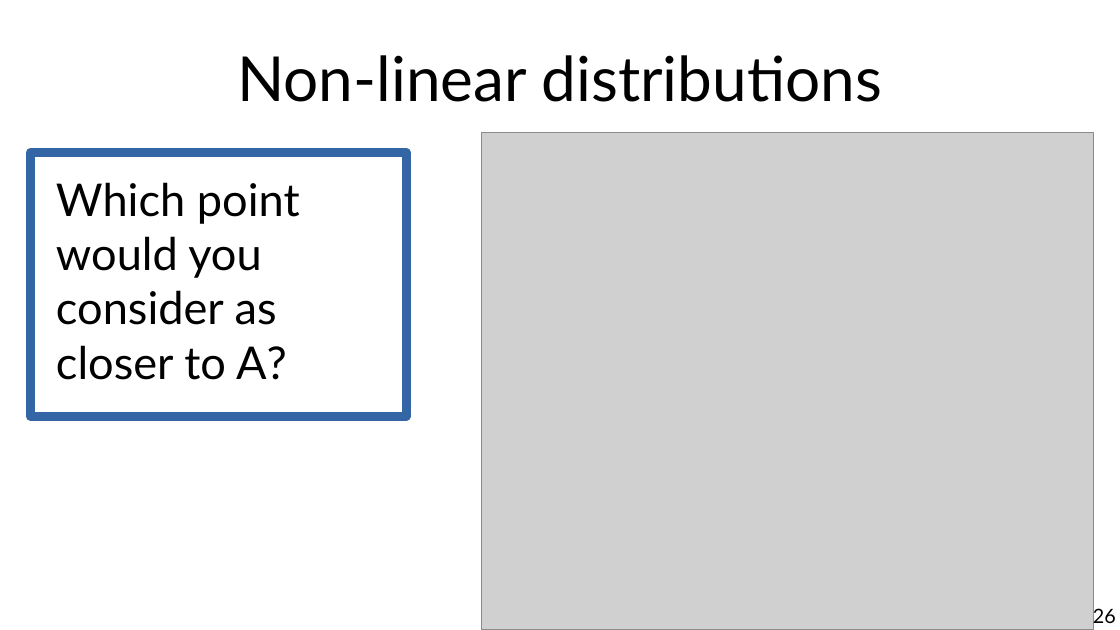
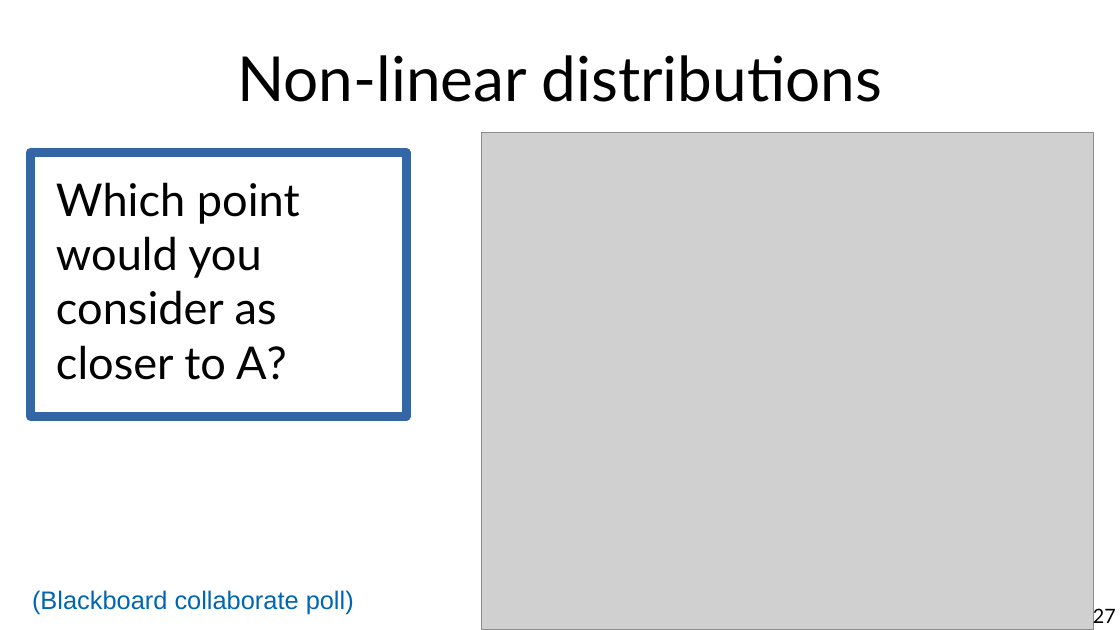
Before and after one commit to marco-calautti/data-mining-course, a slide deck: slide 27 of theory/tt06_sim_numerical.odp (slide 26 before the commit). Drawn at 1120x630 pixels with LibreOffice and Linux fonts; fonts in the diff are those of the drawing; grey boxes stand for pictures. Boxes give left, top, right and bottom in pixels: in the first picture for what was removed or moved away, otherwise in the second. Text is boxed around its words. In the diff, an @@ line names an element or a change of style, - is before the commit and + after.

```diff
--- a/theory/tt06_sim_numerical.odp
+++ b/theory/tt06_sim_numerical.odp
@@ text added at (32,590,354,614), 18 pt, text #0066B3 @@
+(Blackboard collaborate poll)
@@ page number at (1093,606,1116,628): text changed @@
-26
+27
```
Also in this commit, not shown: 4 other slides changed, 1 slide added, 2 other files.
